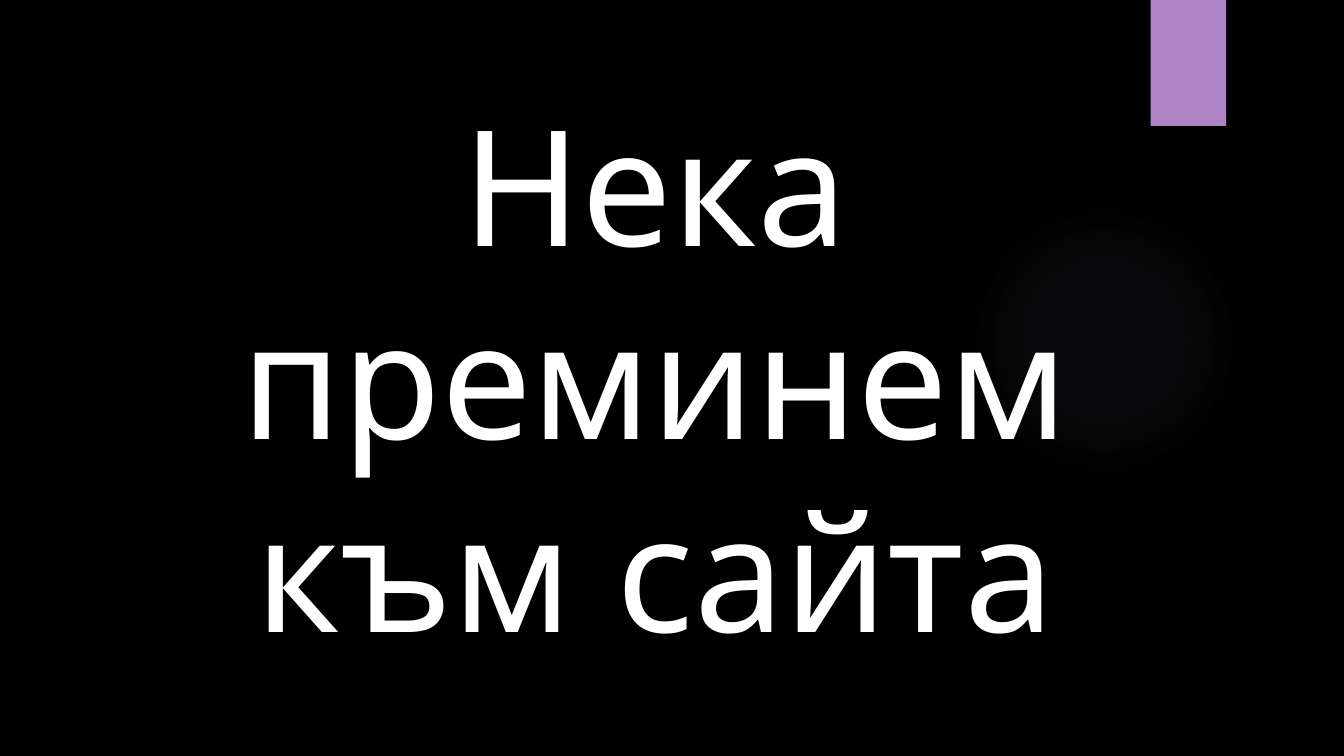
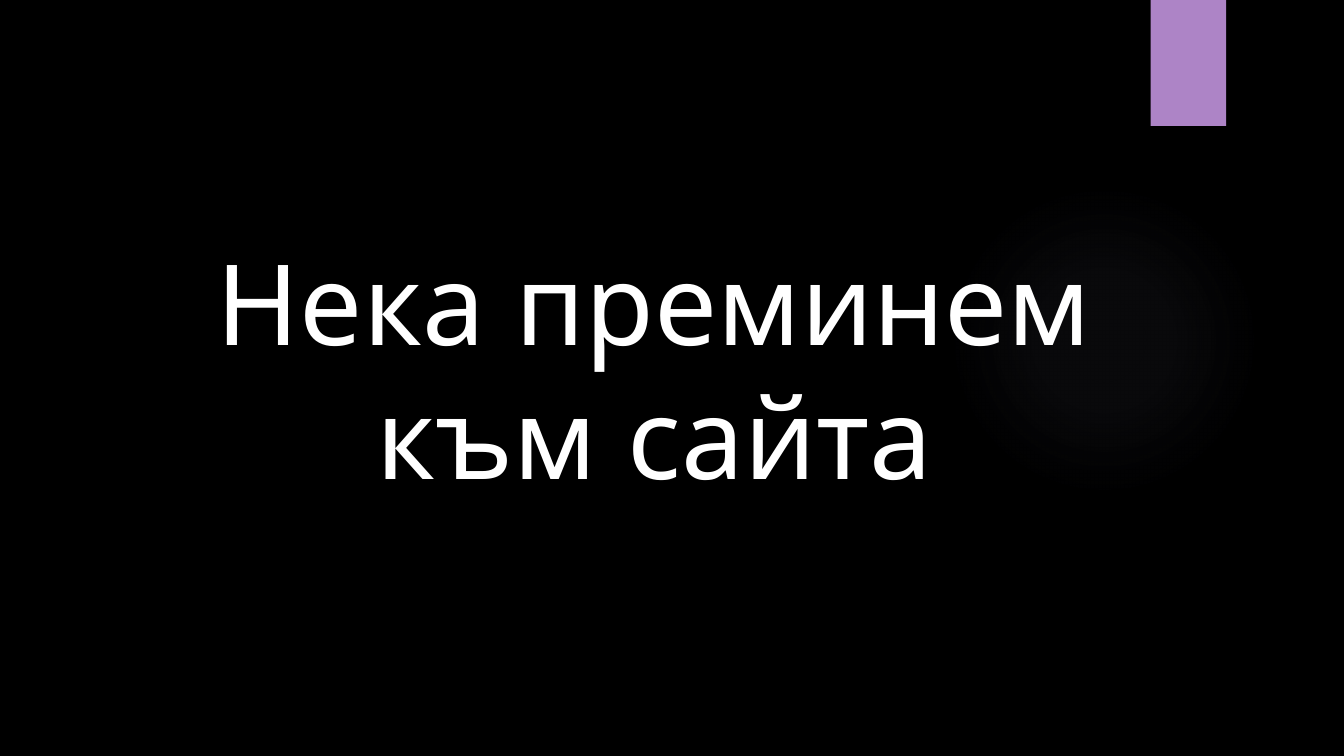
Before and after one commit to MMShavov22/Project-Robotics, a slide deck: slide 7 of documentation/Presentation.pptx. Drawn at 1344x756 pixels with LibreOffice and Linux fonts; fonts in the diff are those of the drawing; background and template pictures are left out. Boxes give left, top, right and bottom in pixels: in the first picture for what was removed or moved away, otherwise in the second. Text is boxed around its words. In the diff, an @@ line names an element or a change of style, - is before the commit and + after.

```diff
--- a/documentation/Presentation.pptx
+++ b/documentation/Presentation.pptx
@@ text "Нека преминем": place and size @@
-text "Нека преминем" at bbox=[242, 131, 1069, 634]
+text "Нека преминем" at bbox=[217, 265, 1092, 480]
@@ text "Нека преминем" at bbox=[217, 265, 1092, 480]: size 115 to 80 pt @@
```
Also in this commit, not shown: 3 other slides changed, 2 other files.
